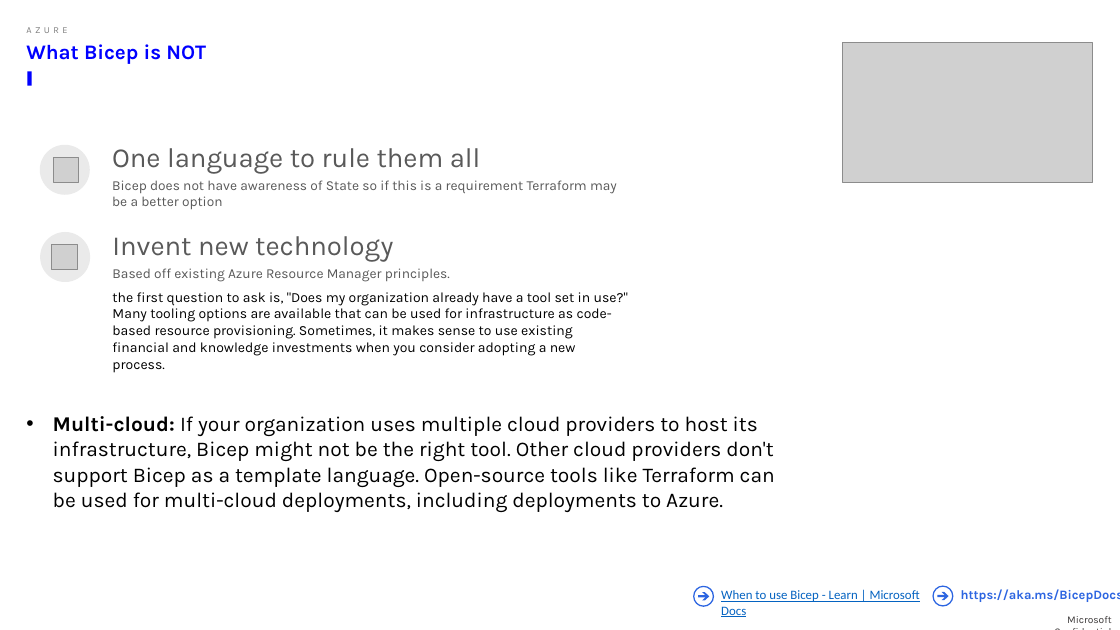
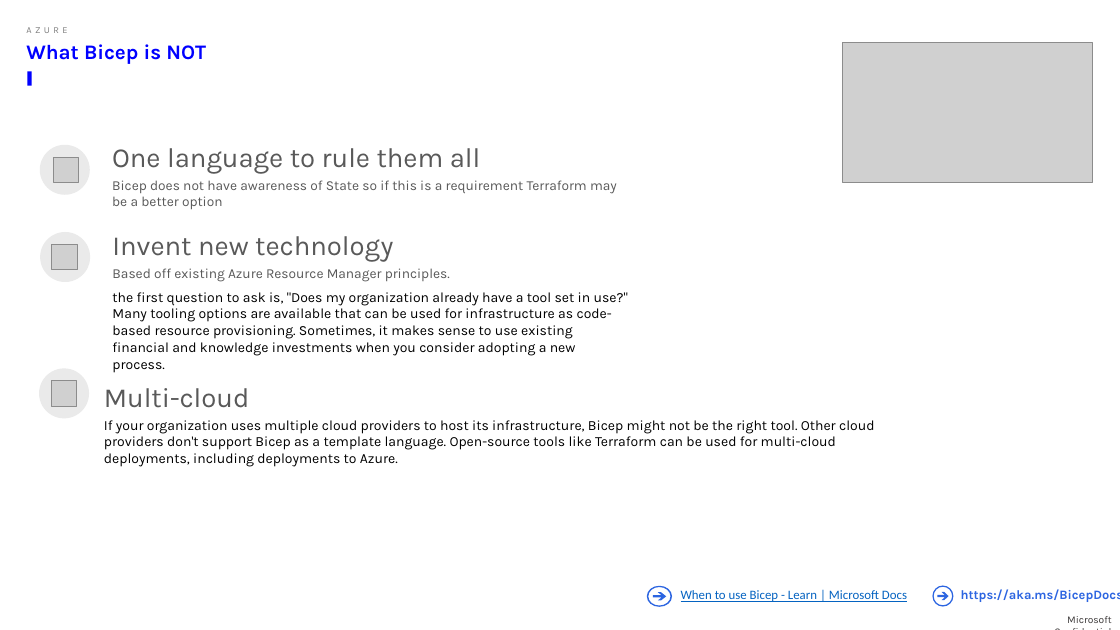
Before and after one commit to nicolalgallacher/Bicep_WhatTheHack, a slide deck: slide 11 of Coach/BicepIntro-MicroHack.pptx (slide 12 before the commit). Drawn at 1120x630 pixels with LibreOffice and Linux fonts; fonts in the diff are those of the drawing; grey boxes stand for pictures. Boxes give left, top, right and bottom in pixels: in the first picture for what was removed or moved away, otherwise in the second. Text is boxed around its words. In the diff, an @@ line names an element or a change of style, - is before the commit and + after.

Commit message:
Updates to powerpoint deck

```diff
--- a/Coach/BicepIntro-MicroHack.pptx
+++ b/Coach/BicepIntro-MicroHack.pptx
@@ ellipse added at (x1=39, y1=369, x2=90, y2=419), fill #EAEAEA @@
@@ picture added at (x1=51, y1=381, x2=77, y2=407) @@
@@ text at (x1=104, y1=388, x2=875, y2=467): text changed; size 18 to 12 pt @@
-• Multi-cloud: If your organization uses multiple cloud providers to host its infrastructure, Bicep might not be the right tool. Other cloud providers don't support Bicep as a template language. Open-source tools like Terraform can be used for multi-cloud deployments, including deployments to Azure.
+Multi-cloud
+If your organization uses multiple cloud providers to host its infrastructure, Bicep might not be the right tool. Other cloud providers don't support Bicep as a template language. Open-source tools like Terraform can be used for multi-cloud deployments, including deployments to Azure.
@@ freeform shape resized from (x1=693, y1=586, x2=714, y2=607) to (x1=647, y1=586, x2=672, y2=607) @@
@@ text "When to use Bicep - ..." rewrapped from (x1=721, y1=590, x2=920, y2=617) to (x1=681, y1=590, x2=907, y2=602) @@
```
Also in this commit, not shown: 5 other slides changed.
